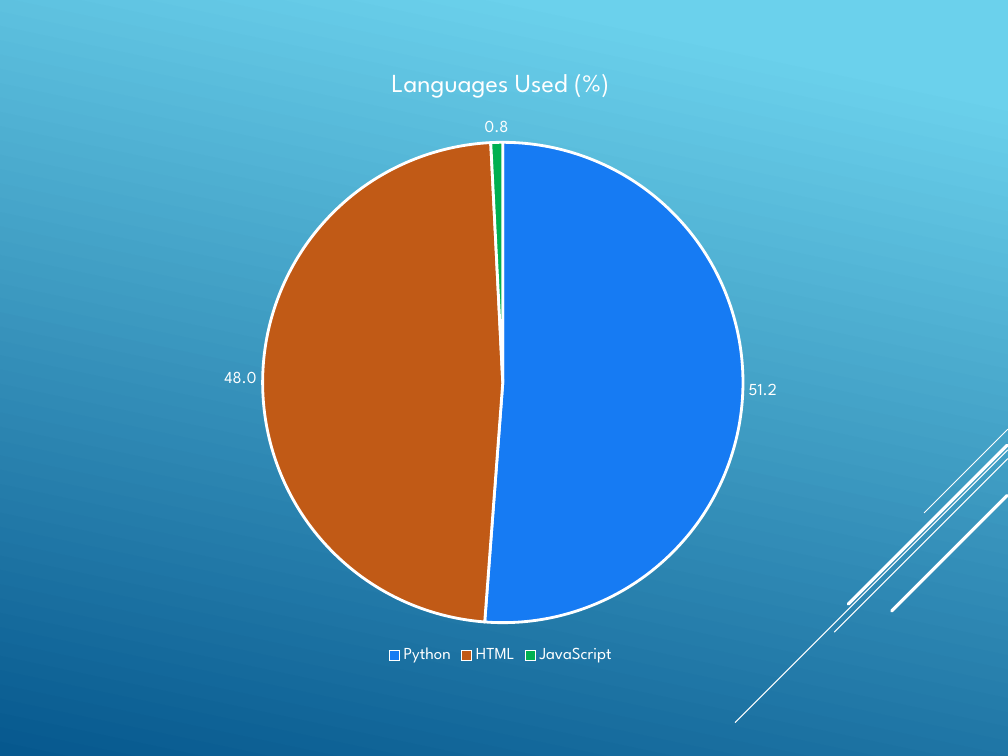
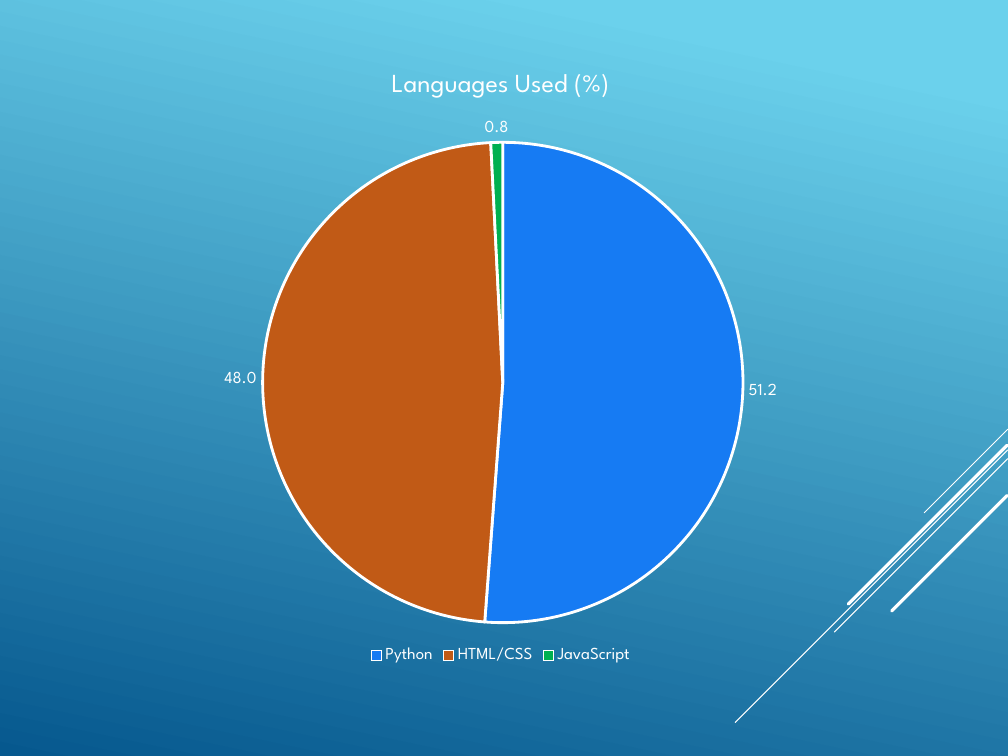
Before and after one commit to GilesMunn/artbud, a slide deck: slide 4 of presentation_material/powerpoint.pptx. Drawn at 1008x756 pixels with LibreOffice and Linux fonts; fonts in the diff are those of the drawing. Boxes give left, top, right and bottom in pixels: in the first picture for what was removed or moved away, otherwise in the second. Text is boxed around its words. In the diff, an @@ line names an element or a change of style, - is before the commit and + after.

```diff
--- a/presentation_material/powerpoint.pptx
+++ b/presentation_material/powerpoint.pptx
@@ pie chart at [48,48,954,668] @@
-categories: Python, HTML, JavaScript
+categories: Python, HTML/CSS, JavaScript
```
Also in this commit, not shown: 4 other slides changed, 1 slide added, 1 other file.
